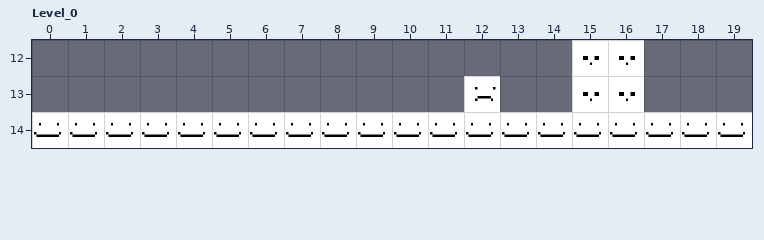
LDtk project, stored at shared/maps.ldtk. Above: the version before the commit.
Cells are 64x64 px. Shown: Level_0 x 0..19, y 12..14.
The same view after the edit:
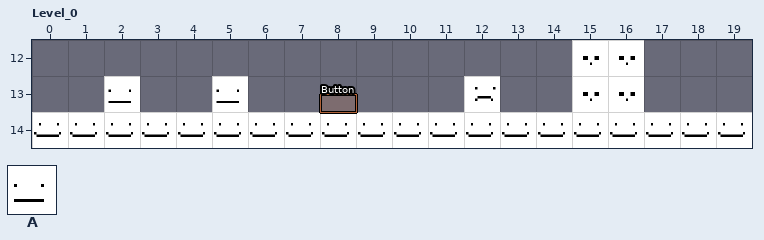
Key: from "PlaceholderSpritesheet": A 2.
Objects are placed by their top-left corner, in cells (3,4 is the top-left corner of cell 3,4); size is 1x1 cell unless given.
Edits made:
Layer "Entities":
A new object: A "JohnEntity" at 2,13.
A new object: A "JohnEntity" at 5,13.
A new object: "Button" rectangle at 8,13.5 size 1x0.5.
